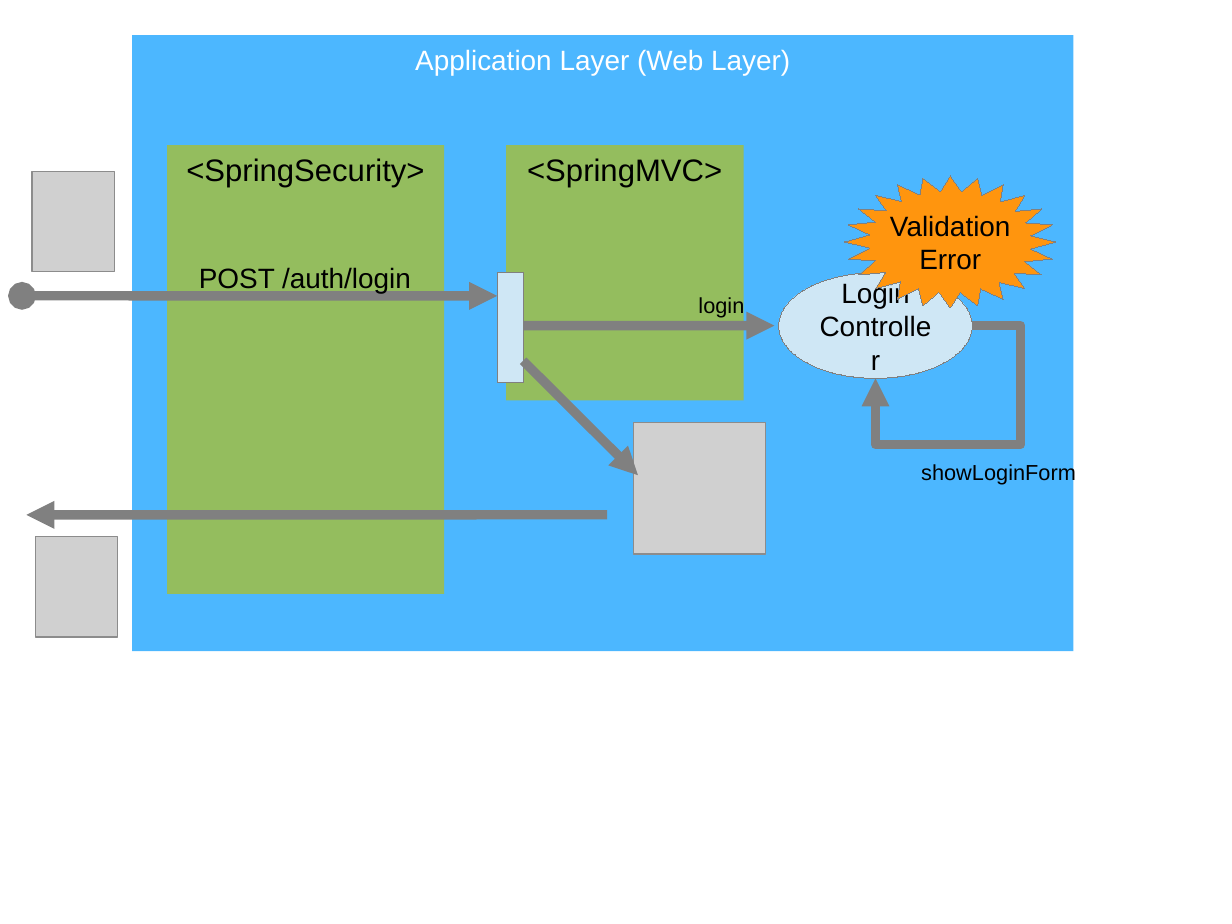
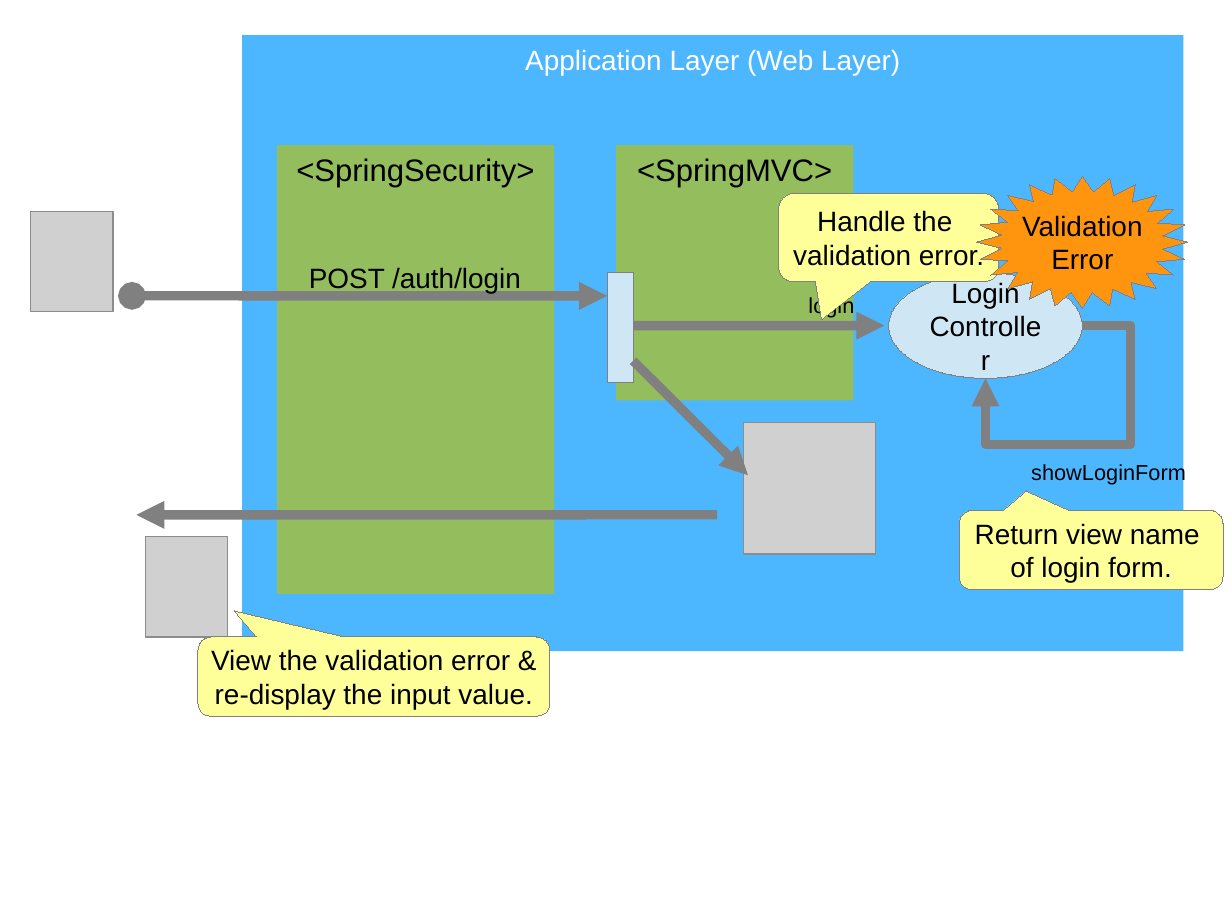
Before and after one commit to kazuki43zoo/demo-application, a slide deck: slide 5 of images/material.odp. Drawn at 1232x924 pixels with LibreOffice and Linux fonts; fonts in the diff are those of the drawing; grey boxes stand for pictures. Boxes give left, top, right and bottom in pixels: in the first picture for what was removed or moved away, otherwise in the second. Text is boxed around its words. In the diff, an @@ line names an element or a change of style, - is before the commit and + after.

```diff
--- a/images/material.odp
+++ b/images/material.odp
@@ freeform shape "Validation": place and size @@
-freeform shape "Validation" at <box>845,176,1056,307</box>
+freeform shape "Validation" at <box>977,177,1188,309</box>
@@ rounded speech box added at <box>779,193,999,282</box>, fill #FFFF99, outline #808080 0 pt, 18 pt, text #000000 @@
+Handle the
+validation error.
@@ picture: place and size @@
-picture at <box>32,172,115,273</box>
+picture at <box>31,211,114,312</box>
@@ 4 rectangles, 3 texts, 3 arrows, 2 pictures, 1 ellipse, 1 double arrow, 1 elbow arrow: place and size @@
-4 rectangles, 3 texts, 3 arrows, 2 pictures, 1 ellipse, 1 double arrow, 1 elbow arrow at <box>22,35,1076,651</box>
+4 rectangles, 3 texts, 3 arrows, 2 pictures, 1 ellipse, 1 double arrow, 1 elbow arrow at <box>132,35,1186,651</box>
@@ rounded speech box added at <box>959,511,1223,590</box>, fill #FFFF99, outline #808080 0 pt, 18 pt, text #000000 @@
+Return view name
+of login form.
@@ rounded speech box added at <box>198,637,550,717</box>, fill #FFFF99, outline #808080 0 pt, 18 pt, text #000000 @@
+View the validation error &
+re-display the input value.
```
Also in this commit, not shown: 5 other slides changed, 6 other files.
